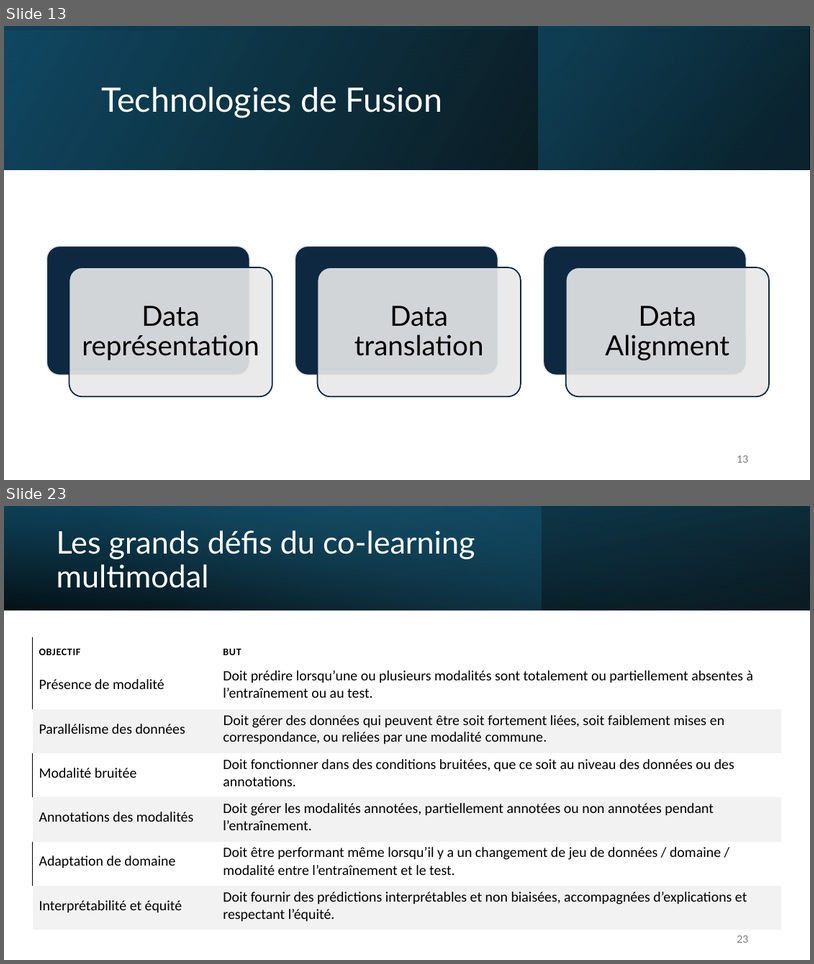
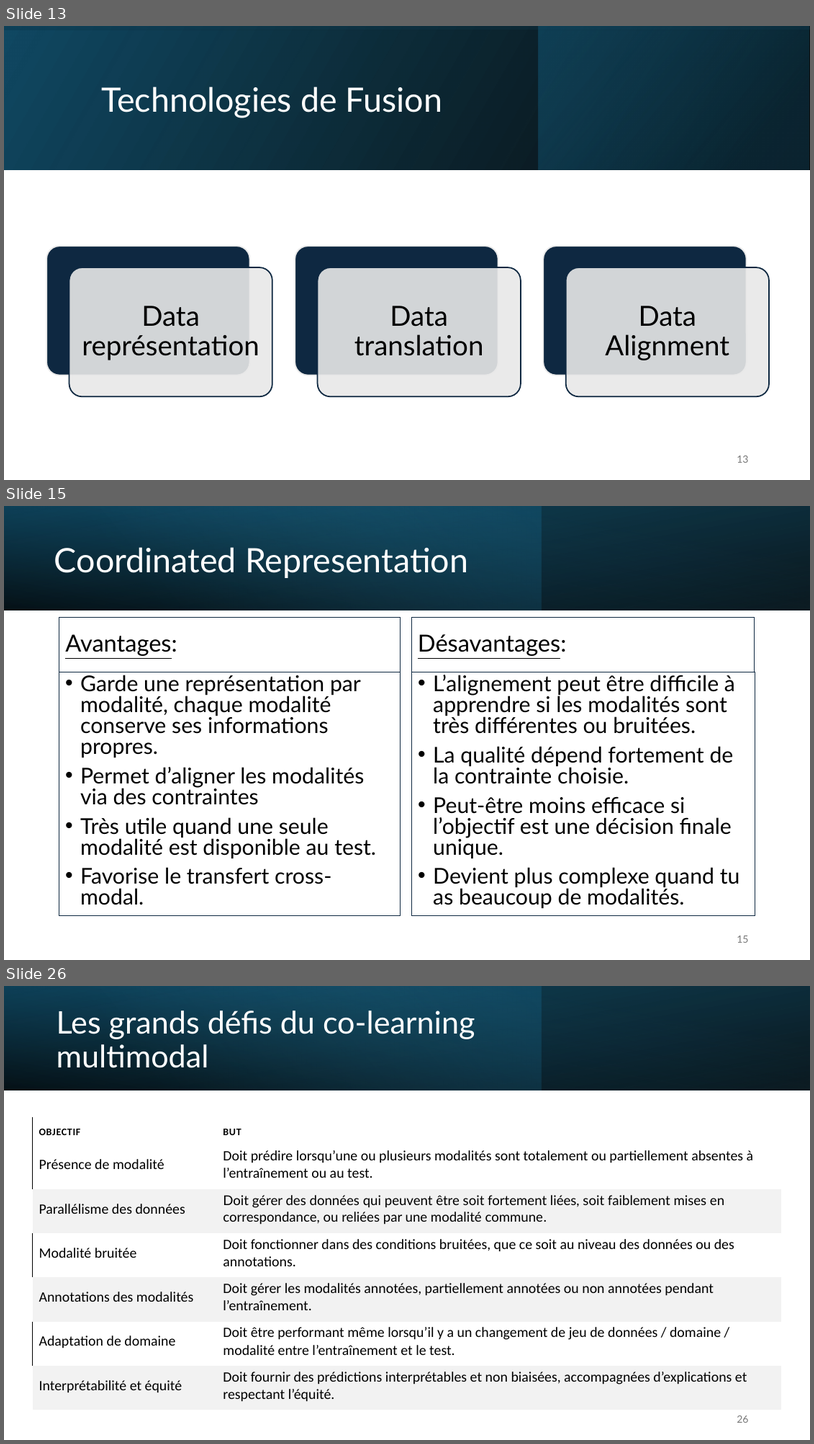
Before and after one commit to IzowRM/Stage-Cetic, a slide deck: Doc Slide/Presentation_du_27_01.pptx. Shown one above the other, each under a label of ours: slides 13 and 23 before the commit, slides 13, 15 and 26 after it; the slides between them are not shown. The pictures are 814x964 and 814x1444 pixels, drawn with LibreOffice and Linux fonts; fonts in the diff are those of the drawing. Boxes give left, top, right and bottom in pixels: in the first picture for what was removed or moved away, otherwise in the second. Text is boxed around its words. In the diff, an @@ line names an element or a change of style, - is before the commit and + after.

```diff
--- a/Doc Slide/Presentation_du_27_01.pptx
+++ b/Doc Slide/Presentation_du_27_01.pptx
@@ slide 15 added at <box>4,506,810,960</box>, background #FFFFFF @@
@@ rectangle added at <box>4,506,810,610</box>, fill gradient #000000 to #104862 @@
@@ rectangle added at <box>4,506,542,610</box>, fill gradient #156082 to #46B1E1 @@
@@ rectangle added at <box>4,506,810,610</box>, fill gradient #000000 to #156082 @@
@@ title added at <box>54,547,468,578</box>, 40 pt, text #FFFFFF @@
+Coordinated Representation
@@ rectangle added at <box>59,618,400,672</box>, outline #0E2841 0.75 pt, 28 pt, text #000000, underline @@
+Avantages:
@@ rectangle added at <box>412,618,756,672</box>, outline #0E2841 0.75 pt, 28 pt, text #000000, underline @@
+Désavantages:
@@ rectangle added at <box>59,672,400,916</box>, outline #0E2841 0.75 pt, 25.9 pt, text #000000 @@
+• Garde une représentation par modalité, chaque modalité conserve ses informations propres.
+• Permet d’aligner les modalités via des contraintes
+• Très utile quand une seule modalité est disponible au test.
+• Favorise le transfert cross-modal.
@@ rectangle added at <box>412,672,756,916</box>, outline #0E2841 0.75 pt, 25.9 pt, text #000000 @@
+• L’alignement peut être difficile à apprendre si les modalités sont très différentes ou bruitées.
+• La qualité dépend fortement de la contrainte choisie.
+• Peut-être moins efficace si l’objectif est une décision finale unique.
+• Devient plus complexe quand tu as beaucoup de modalités.
@@ page number added at <box>737,935,748,942</box>, 12 pt, text #797979 @@
+15
@@ what was slide 23 is now slide 26 @@
@@ page number at <box>737,1415,748,1422</box>: text changed @@
-23
+26
```
Also in this commit, not shown: 10 slides changed, 7 other slides added, 6 slides removed, 3 other files.
